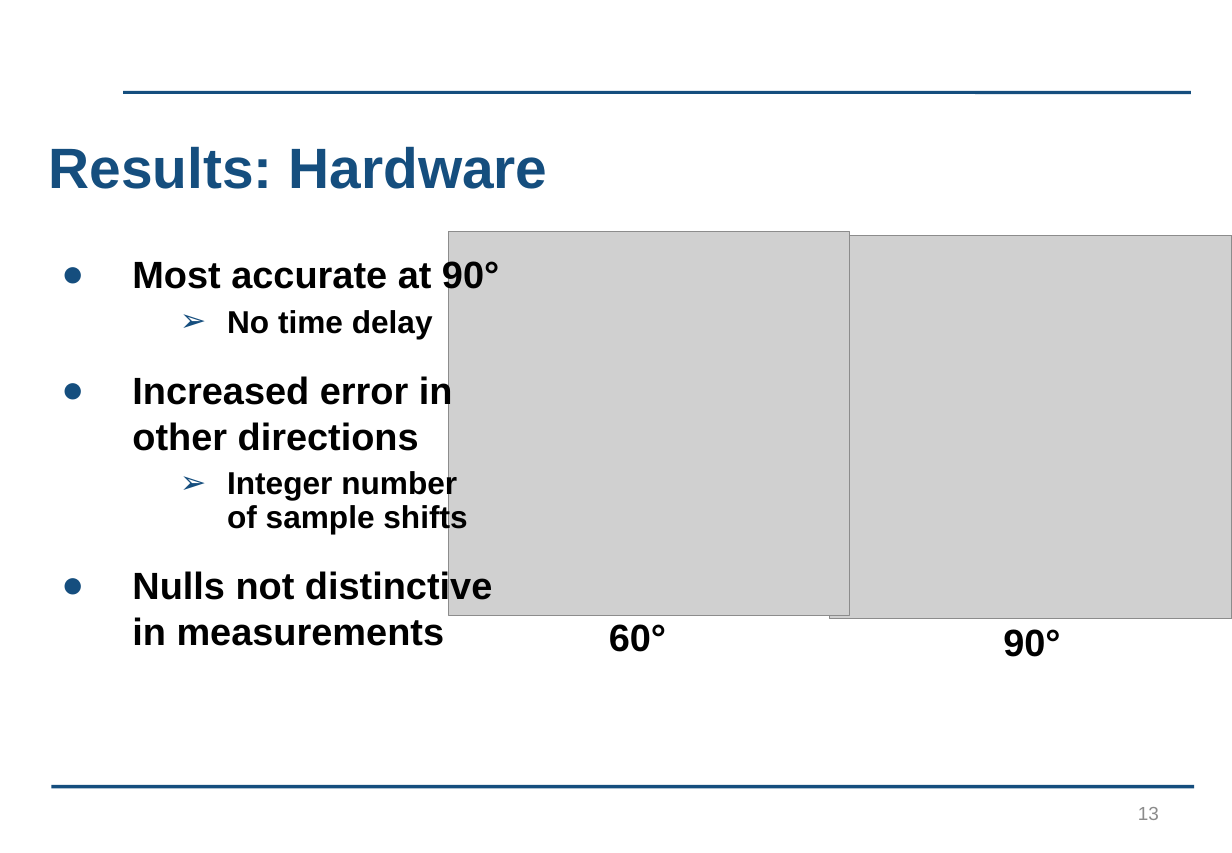
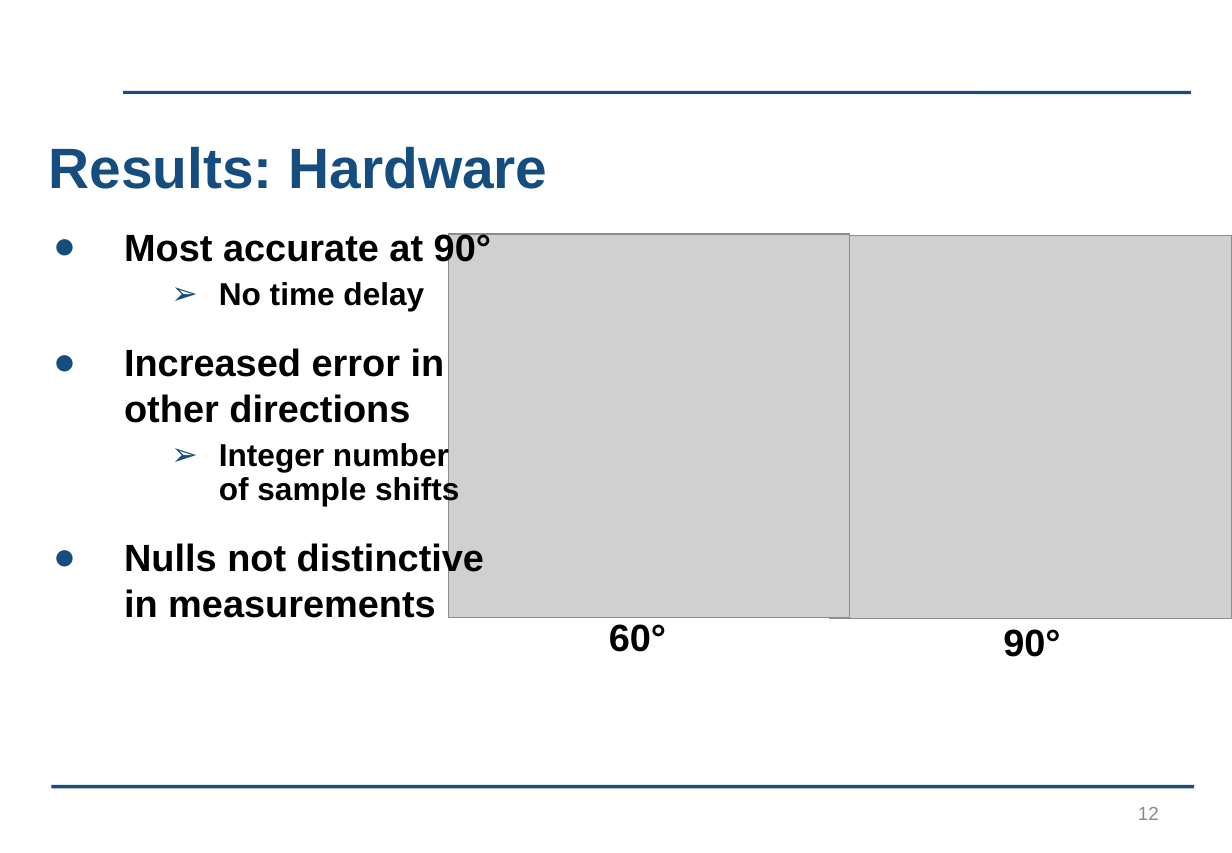
Before and after one commit to kayjayB/I_cant_hear_you, a slide deck: slide 12 of Presentation/Lab Project Presentation.pptx (slide 13 before the commit). Drawn at 1232x853 pixels with LibreOffice and Linux fonts; fonts in the diff are those of the drawing; grey boxes stand for pictures; background and template pictures are left out. Boxes give left, top, right and bottom in pixels: in the first picture for what was removed or moved away, otherwise in the second. Text is boxed around its words. In the diff, an @@ line names an element or a change of style, - is before the commit and + after.

```diff
--- a/Presentation/Lab Project Presentation.pptx
+++ b/Presentation/Lab Project Presentation.pptx
@@ text "Most accurate at 90°": place and size @@
-text "Most accurate at 90°" at (132,259,499,646)
+text "Most accurate at 90°" at (124,231,491,618)
@@ page number at (1138,807,1159,820): text changed @@
-13
+12
```
Also in this commit, not shown: 10 other slides changed, 1 slide removed, 1 other file.
